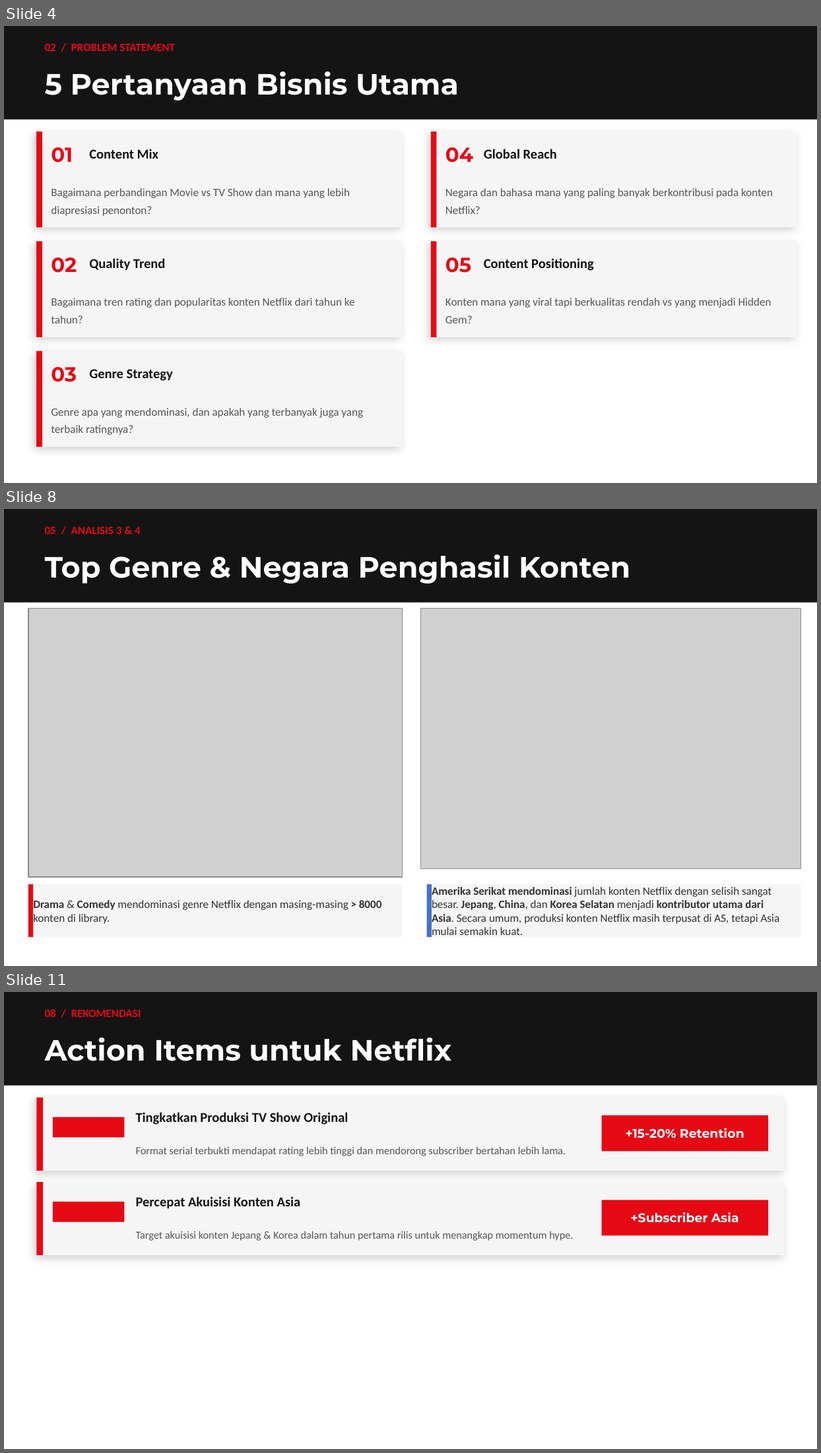
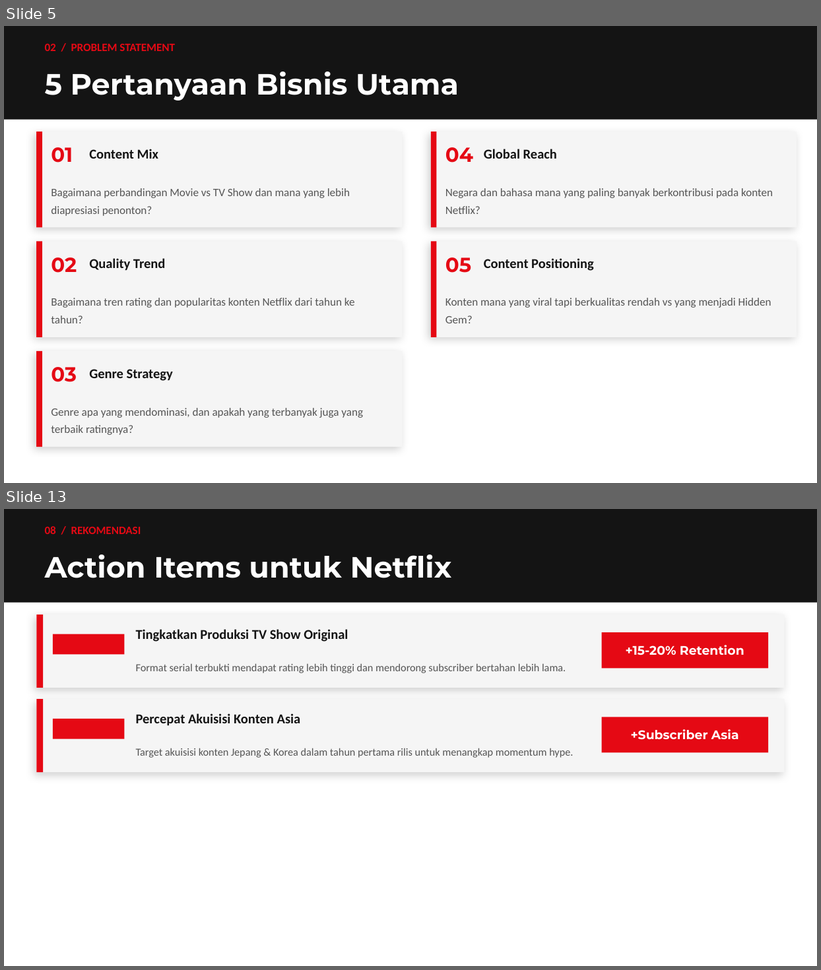
Before and after one commit to ahmadf9/netflix-content-strategy-analysis, a slide deck: Study Case - Ahmad Faizal- Netflix_Content_Strategy_Analysis.pptx. Shown one above the other, each under a label of ours: slides 4, 8 and 11 before the commit, slides 5 and 13 after it; the slides between them are not shown. The pictures are 821x1453 and 821x970 pixels, drawn with LibreOffice and Linux fonts; fonts in the diff are those of the drawing; grey boxes stand for pictures. Boxes give left, top, right and bottom in pixels: in the first picture for what was removed or moved away, otherwise in the second. Text is boxed around its words. In the diff, an @@ line names an element or a change of style, - is before the commit and + after.

```diff
--- a/Study Case - Ahmad Faizal- Netflix_Content_Strategy_Analysis.pptx
+++ b/Study Case - Ahmad Faizal- Netflix_Content_Strategy_Analysis.pptx
@@ slide 8 removed at (4,509,817,966), background #FFFFFF @@
@@ rectangle removed at (4,509,817,603) @@
@@ text removed at (45,527,141,534) @@
-05 / ANALISIS 3 & 4
@@ text removed at (45,555,630,584) @@
-Top Genre & Negara Penghasil Konten
@@ picture removed at (28,608,403,877) @@
@@ picture removed at (421,608,801,869) @@
@@ rectangle removed at (28,885,403,937) @@
@@ rectangle removed at (28,885,33,937) @@
@@ rectangle removed at (427,885,801,937) @@
@@ rectangle removed at (427,885,432,937) @@
@@ text removed at (33,900,382,924) @@
-Drama & Comedy mendominasi genre Netflix dengan masing-masing > 8000 konten di library.
@@ text removed at (432,887,780,935) @@
-Amerika Serikat mendominasi jumlah konten Netflix dengan selisih sangat besar. Jepang, China, dan Korea Selatan menjadi kontributor utama dari Asia. Secara umum, produksi konten Netflix masih terpusat di AS, tetapi Asia mulai semakin kuat.
@@ what was slide 4 is now slide 5 @@
@@ what was slide 11 is now slide 13 @@
```
Also in this commit, not shown: 4 slides changed, 5 slides added, 2 other slides removed, 5 other files.
